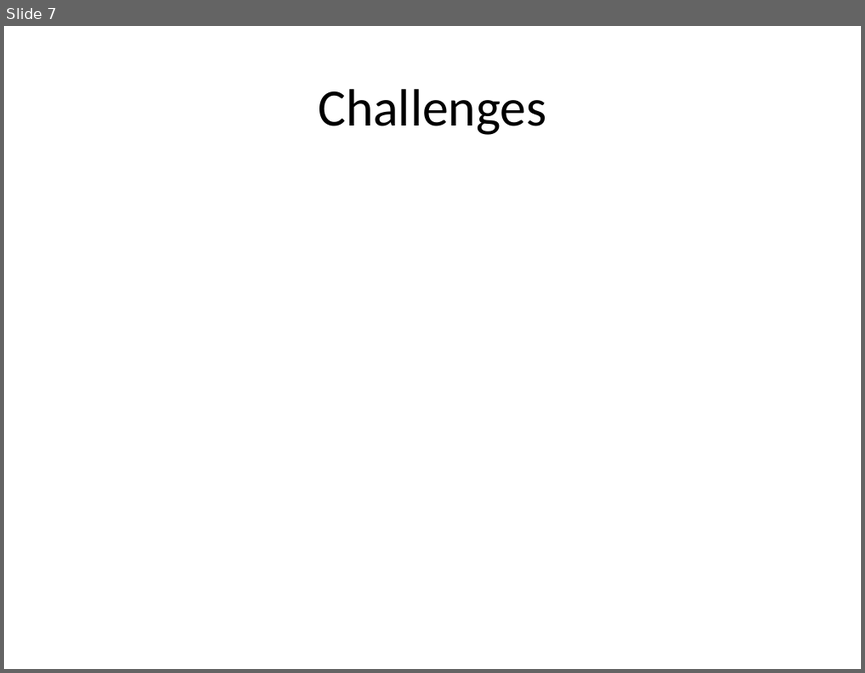
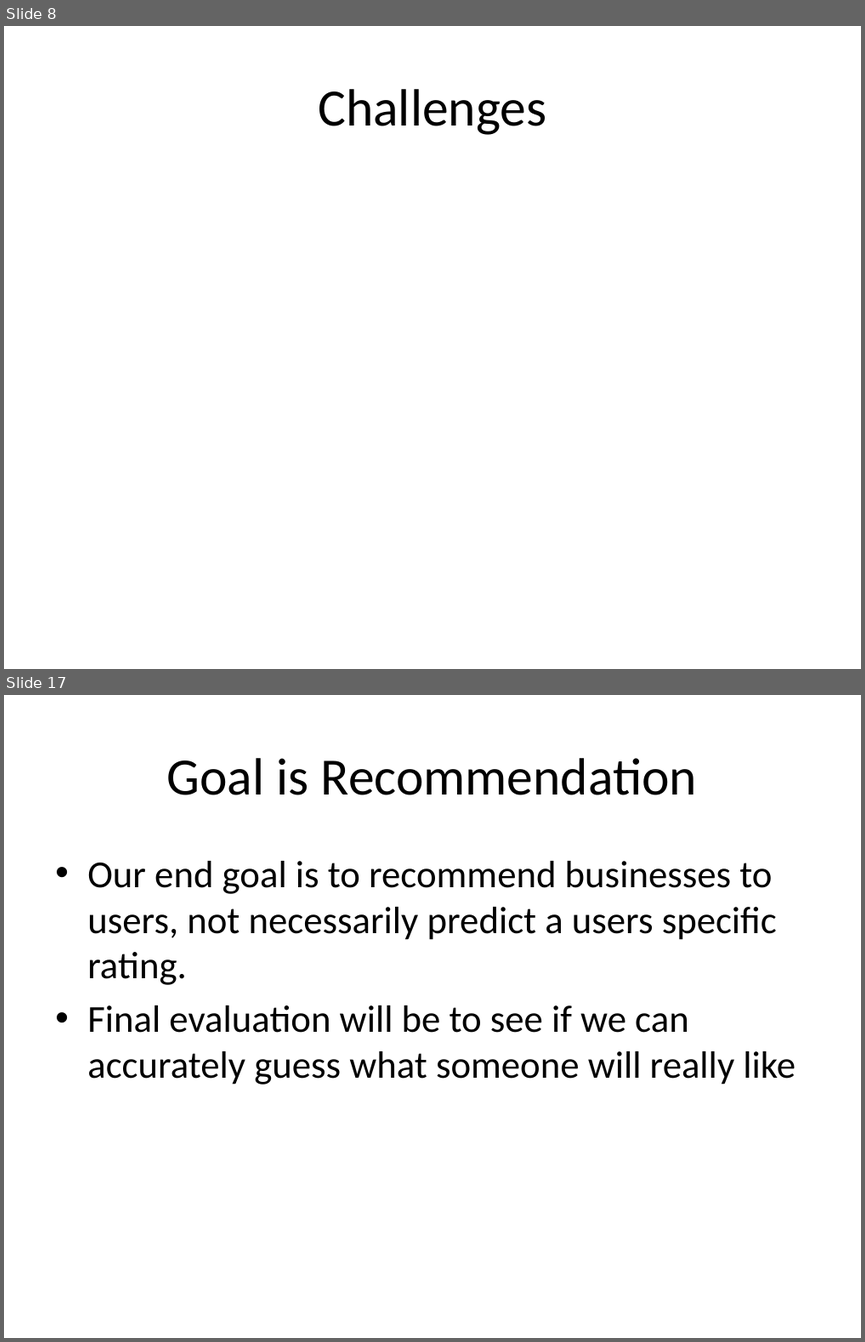
Before and after one commit to zouf/AllSortz, a slide deck: docs/slides.pptx. Shown one above the other, each under a label of ours: slide 7 before the commit, slides 8 and 17 after it; the slides between them are not shown. The pictures are 865x673 and 865x1342 pixels, drawn with LibreOffice and Linux fonts; fonts in the diff are those of the drawing; grey boxes stand for pictures. Boxes give left, top, right and bottom in pixels: in the first picture for what was removed or moved away, otherwise in the second. Text is boxed around its words. In the diff, an @@ line names an element or a change of style, - is before the commit and + after.

```diff
--- a/docs/slides.pptx
+++ b/docs/slides.pptx
@@ slide 17 added at bbox=[4, 695, 861, 1338], background #FFFFFF @@
@@ title added at bbox=[167, 758, 698, 795], 44 pt, text #000000 @@
+Goal is Recommendation
@@ text added at bbox=[87, 861, 795, 1084], 32 pt, text #000000 @@
+• Our end goal is to recommend businesses to users, not necessarily predict a users specific rating.
+• Final evaluation will be to see if we can accurately guess what someone will really like
@@ what was slide 7 is now slide 8 @@
```
Also in this commit, not shown: 5 slides changed, 9 other slides added.
